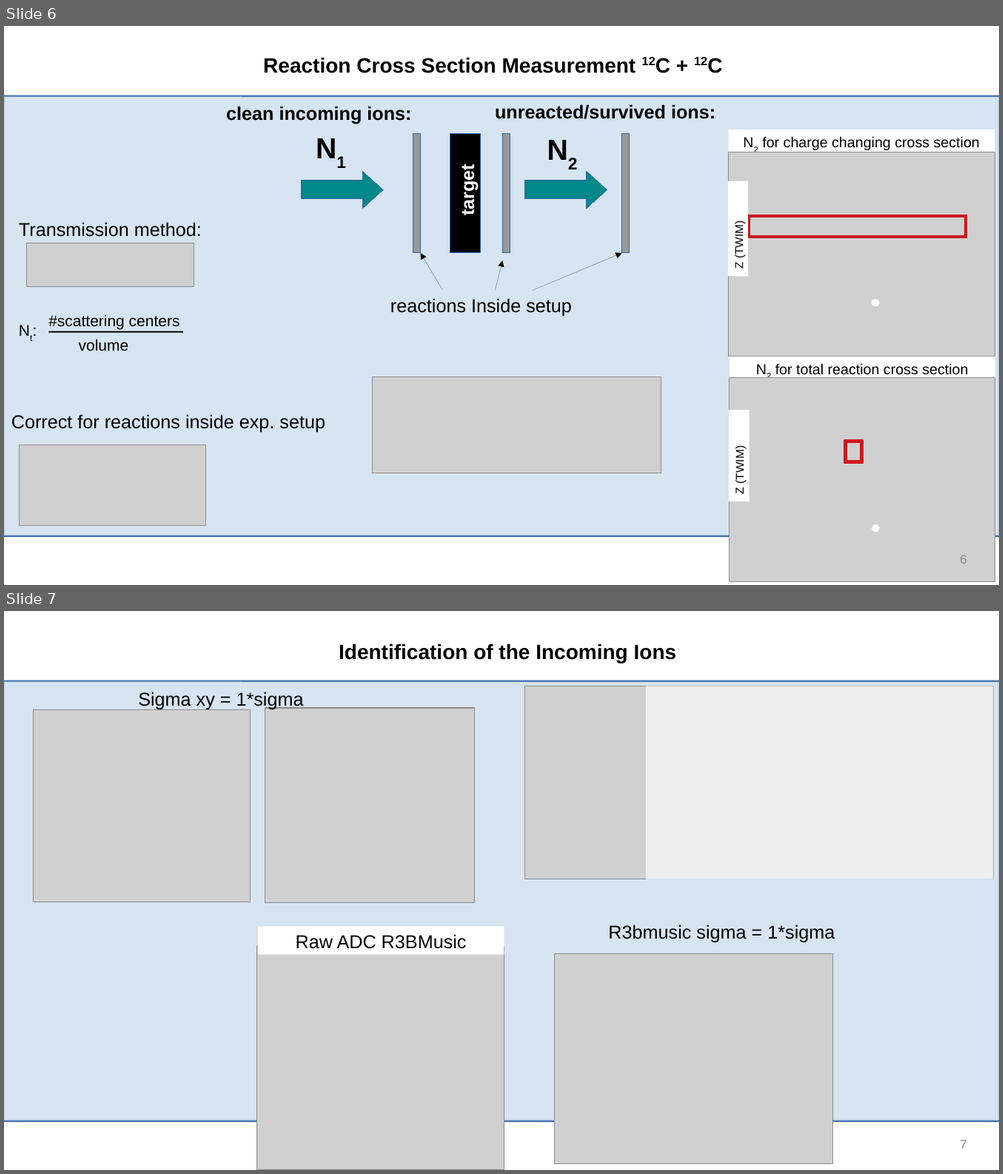
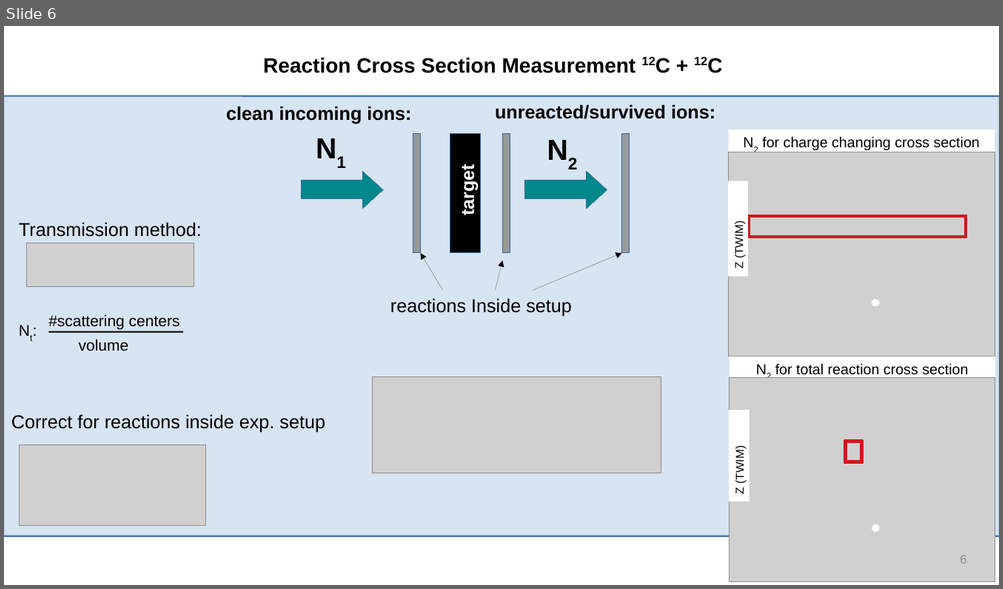
Before and after one commit to jenegger/r3bweek24_gsi, a slide deck: r3bweek_24_gsi.odp. Shown one above the other, each under a label of ours: slides 6 and 7 before the commit, slide 6 after it. The pictures are 1003x1174 and 1003x589 pixels, drawn with LibreOffice and Linux fonts; fonts in the diff are those of the drawing; grey boxes stand for pictures; background and template pictures are left out. Boxes give left, top, right and bottom in pixels: in the first picture for what was removed or moved away, otherwise in the second. Text is boxed around its words. In the diff, an @@ line names an element or a change of style, - is before the commit and + after.

```diff
--- a/r3bweek_24_gsi.odp
+++ b/r3bweek_24_gsi.odp
@@ slide 7 removed at [4, 611, 999, 1170], background #FFFFFF; not listed: 3 template elements that a slide beside it also shows @@
@@ text removed at [338, 644, 677, 663] @@
-Identification of the Incoming Ions
@@ text removed at [138, 692, 304, 710] @@
-Sigma xy = 1*sigma
@@ picture removed at [524, 686, 993, 880] @@
@@ rectangle removed at [646, 686, 993, 880] @@
@@ picture removed at [33, 709, 250, 902] @@
@@ picture removed at [265, 708, 474, 903] @@
@@ rectangle removed at [258, 926, 504, 955] @@
-Raw ADC R3BMusic
@@ text removed at [608, 925, 834, 943] @@
-R3bmusic sigma = 1*sigma
@@ picture removed at [257, 947, 504, 1170] @@
@@ picture removed at [554, 954, 832, 1165] @@
@@ page number removed at [959, 1140, 966, 1149] @@
-7
```
Also in this commit, not shown: 4 slides changed, 1 slide added, 1 other file.
